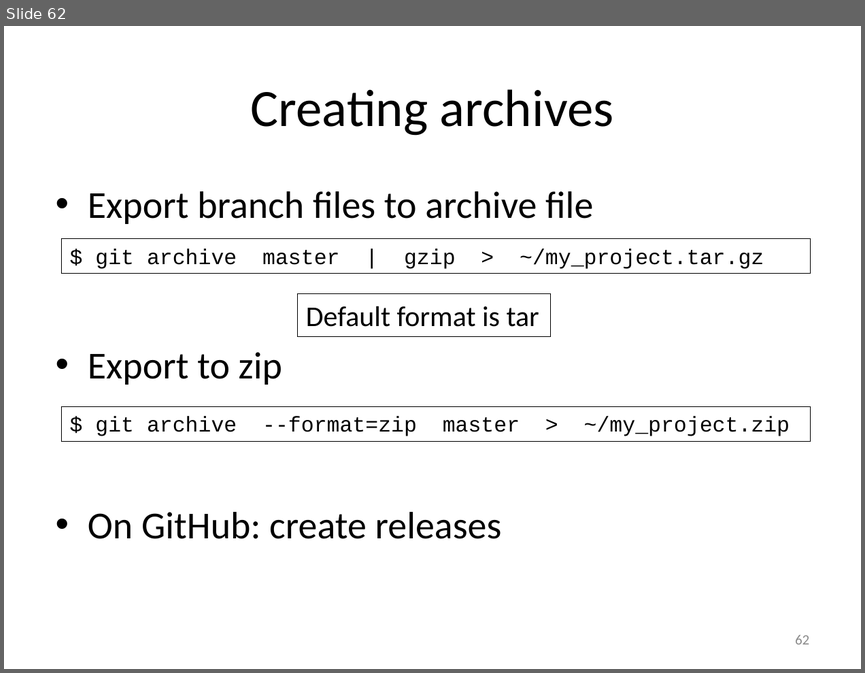
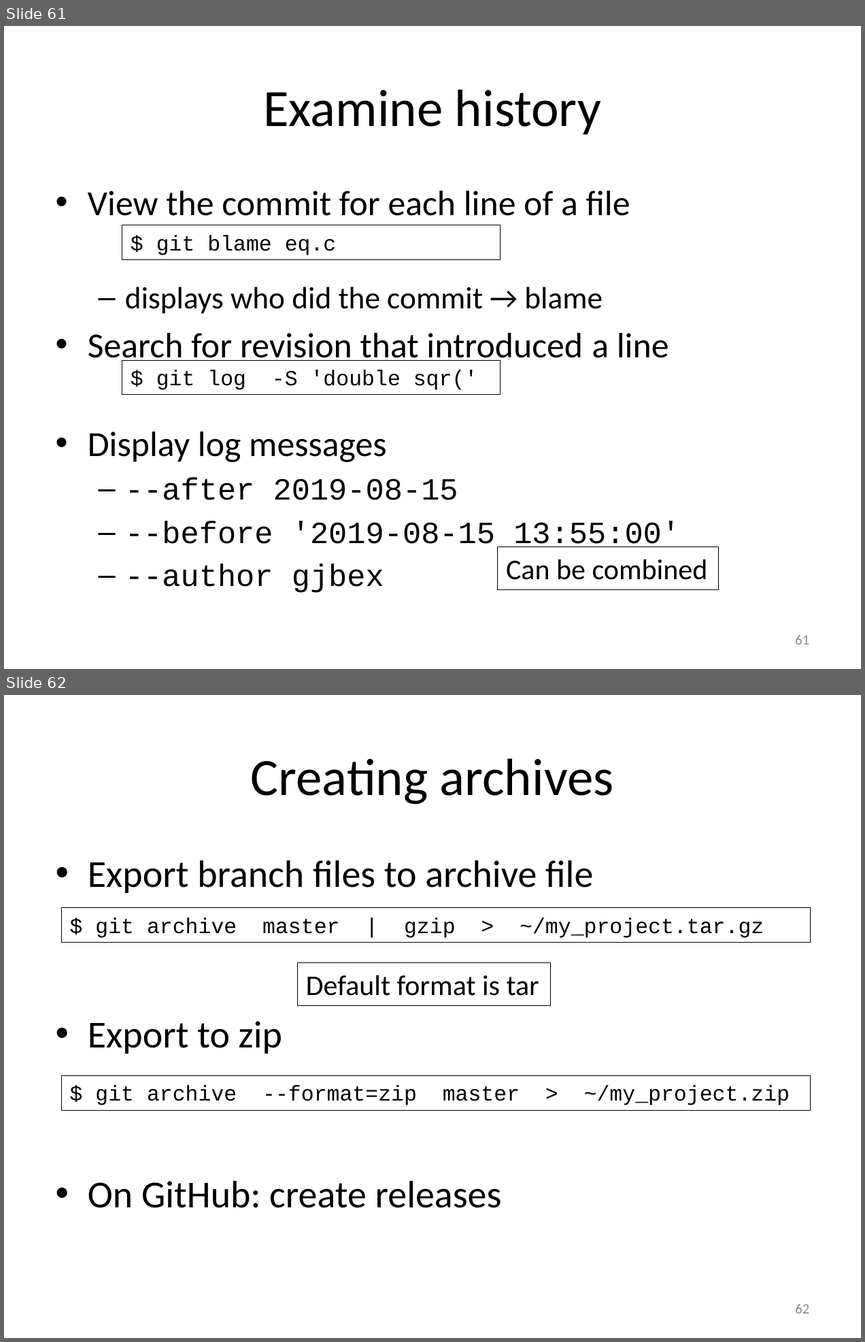
Before and after one commit to gjbex/training-material, a slide deck: LinuxTools/VersionControl/version_control_git.pptx. Shown one above the other, each under a label of ours: slide 62 before the commit, slides 61 and 62 after it. The pictures are 865x673 and 865x1342 pixels, drawn with LibreOffice and Linux fonts; fonts in the diff are those of the drawing. Boxes give left, top, right and bottom in pixels: in the first picture for what was removed or moved away, otherwise in the second. Text is boxed around its words. In the diff, an @@ line names an element or a change of style, - is before the commit and + after.

Commit message:
Add more on history search
* Add git blame
* Add time and author options for log

```diff
--- a/LinuxTools/VersionControl/version_control_git.pptx
+++ b/LinuxTools/VersionControl/version_control_git.pptx
@@ slide 61 added at [4, 26, 861, 669], background #FFFFFF @@
@@ title added at [263, 89, 601, 135], 44 pt, text #000000 @@
+Examine history
@@ text added at [88, 191, 680, 592], 25.9 pt, text #000000 @@
+• View the commit for each line of a file
+  – displays who did the commit → blame
+• Search for revision that introduced a line
+• Display log messages
+  – --after 2019-08-15
+  – --before '2019-08-15 13:55:00'
+  – --author gjbex
@@ rectangle added at [122, 225, 500, 259], outline #000000 0.75 pt, 18 pt, text #000000 @@
+$ git blame eq.c
@@ rectangle added at [122, 360, 500, 395], outline #000000 0.75 pt, 18 pt, text #000000 @@
+$ git log -S 'double sqr('
@@ rectangle added at [498, 546, 719, 589], outline #000000 0.75 pt, 24 pt, text #000000 @@
+Can be combined
@@ page number added at [795, 635, 809, 644], 12 pt, text #8C8C8C @@
+61
```
Also in this commit, not shown: 1 slide changed.
